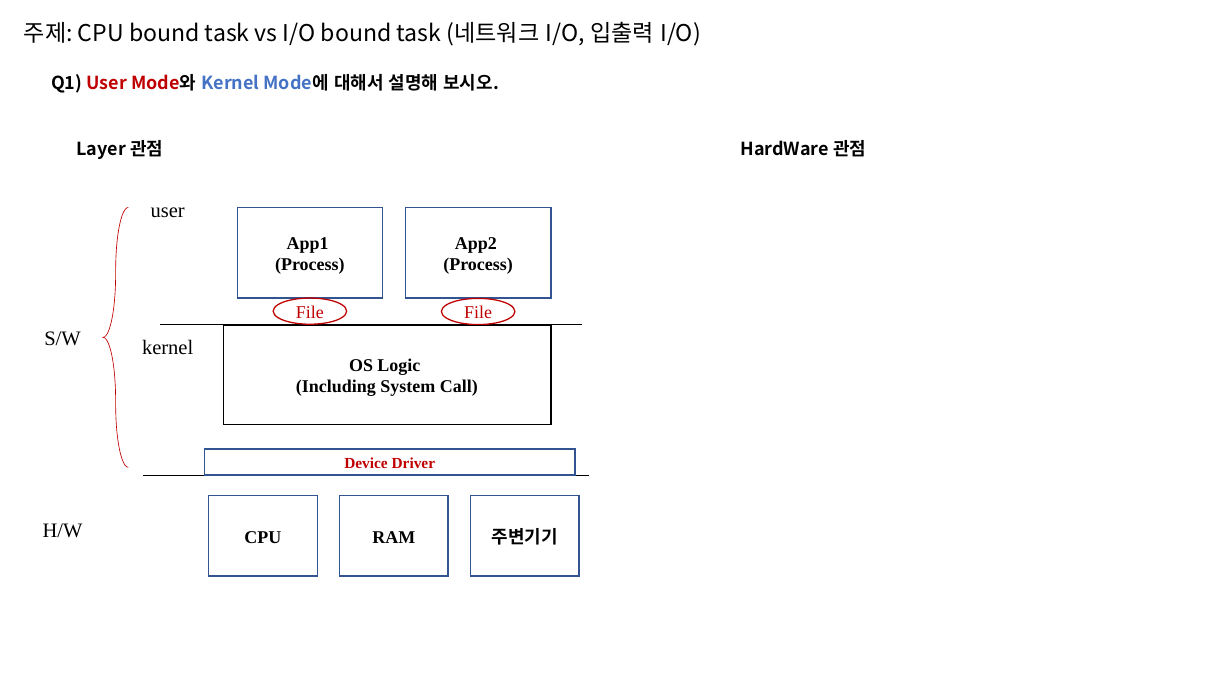
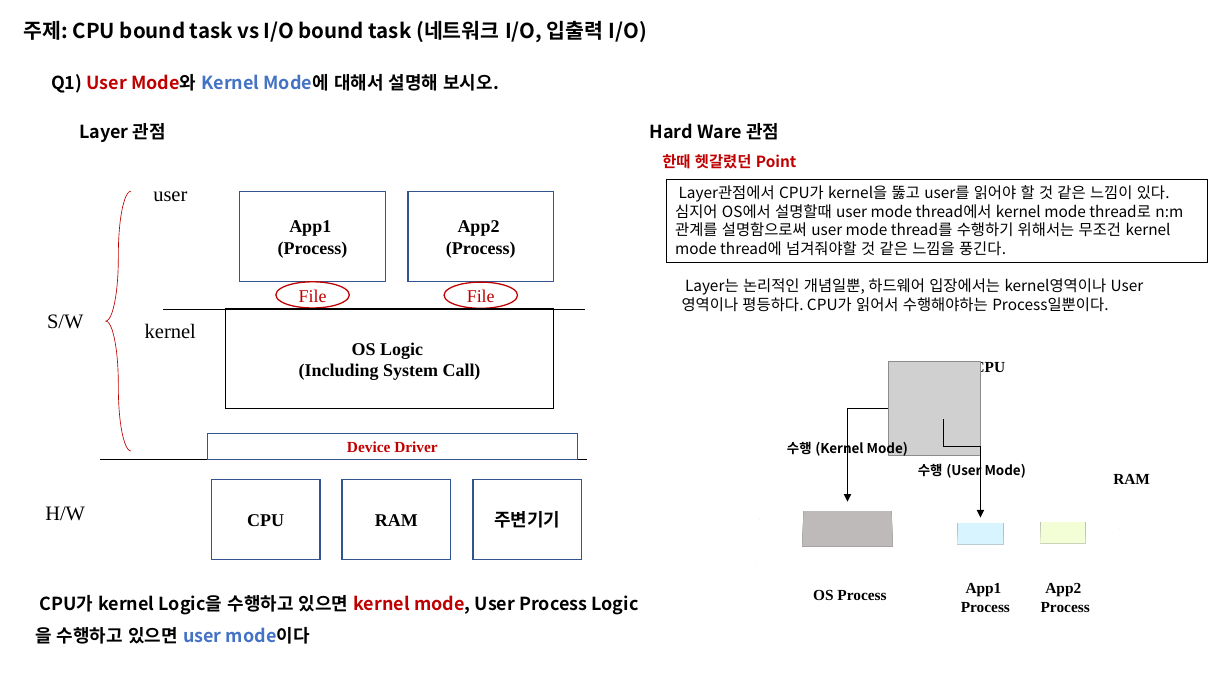
Before and after one commit to taehyuklee/C-CppStudy, a slide deck: slide 3 of CSwithC/CS-explanation.pptx. Drawn at 1232x693 pixels with LibreOffice and Linux fonts; fonts in the diff are those of the drawing; grey boxes stand for pictures. Boxes give left, top, right and bottom in pixels: in the first picture for what was removed or moved away, otherwise in the second. Text is boxed around its words. In the diff, an @@ line names an element or a change of style, - is before the commit and + after.

```diff
--- a/CSwithC/CS-explanation.pptx
+++ b/CSwithC/CS-explanation.pptx
@@ text "주제: CPU bound task vs ..." at box(24, 20, 647, 42): size 18 to 16 pt, bold on @@
@@ text at box(650, 123, 779, 140): spaces changed @@
-HardWare 관점
+Hard Ware 관점
@@ text added at box(662, 154, 796, 169), 12 pt, text #C00000, bold @@
+한때 헷갈렸던 Point
@@ rectangle added at box(666, 179, 1208, 263), outline #000000 0.75 pt, 12 pt, text #000000 @@
+Layer관점에서 CPU가 kernel을 뚫고 user를 읽어야 할 것 같은 느낌이 있다. 심지어 OS에서 설명할때 user mode thread에서 kernel mode thread로 n:m 관계를 설명함으로써 user mode thread를 수행하기 위해서는 무조건 kernel mode thread에 넘겨줘야할 것 같은 느낌을 풍긴다.
@@ 2 rectangles, 2 texts, 1 ellipse, 1 left brace: place and size @@
-2 rectangles, 2 texts, 1 ellipse, 1 left brace at box(104, 207, 552, 468)
+2 rectangles, 2 texts, 1 ellipse, 1 left brace at box(105, 191, 554, 451)
@@ text added at box(685, 278, 1108, 312), 12 pt, text #000000 @@
+Layer는 논리적인 개념일뿐, 하드웨어 입장에서는 kernel영역이나 User영역이나 평등하다. CPU가 읽어서 수행해야하는 Process일뿐이다.
@@ 5 rectangles, 3 texts, 1 ellipse, 1 line: place and size @@
-5 rectangles, 3 texts, 1 ellipse, 1 line at box(43, 140, 582, 576)
+5 rectangles, 3 texts, 1 ellipse, 1 line at box(45, 123, 585, 560)
@@ picture added at box(888, 361, 981, 456) @@
@@ text added at box(974, 361, 1006, 376), 12 pt, text #000000, bold @@
+CPU
@@ elbow arrow added from (888, 409) to (848, 502), #000000 0.5 pt @@
@@ text added at box(787, 438, 908, 456), 10.5 pt, text #000000, bold @@
+수행 (Kernel Mode)
@@ elbow arrow added from (944, 420) to (981, 518), #000000 0.5 pt @@
@@ line moved from (143, 476) - (589, 476) to (100, 459) - (588, 459) @@
@@ text added at box(918, 461, 1026, 479), 10.5 pt, text #000000, bold @@
+수행 (User Mode)
@@ text added at box(39, 595, 587, 644), 14 pt, text #000000, bold @@
+CPU가 kernel Logic을 수행하고 있으면 kernel mode, User Process Logic을 수행하고 있으면 user mode이다
@@ group added at box(759, 474, 1150, 612): 4 texts, 4 rectangles @@
+RAM
+OS Process
+App1
+Process
+App2
+Process
```
